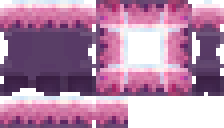
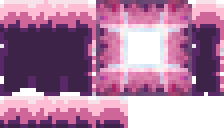
Two versions of the same layered image (w=224, h=128). Layer-by-layer changes:
renamed "Background" to "Layer 8", showed it, moved it above "Layer 3", painted on it over (x1=0, y1=0, x2=224, y2=128)
painted on "Layer 3" over (x1=92, y1=92, x2=96, y2=96)
